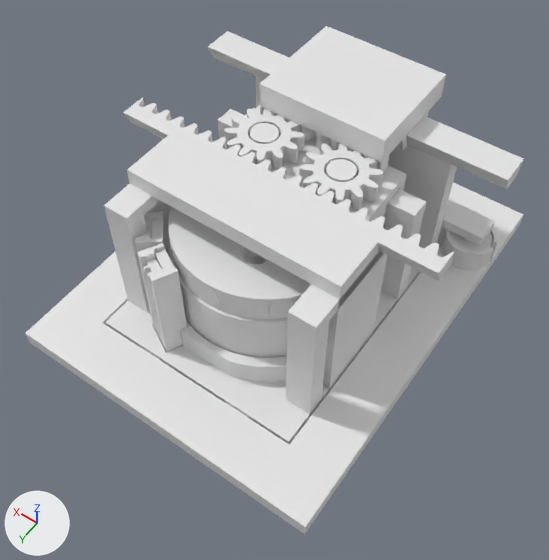
The Blender file 3-0/19.67_okantovka8_Z/okantovka8_Z.blend as it was, and as the next commit left it.
One viewpoint serves both versions: a 50 mm camera at (-41.8, 72.3, 96.1) aimed at (-2.3, 17.1, 9.3). Lighting does not change. The marker at lower left points along +X, +Y and +Z. The older version comes first.

Names of what the first picture shows: 'base', 'beam', 'cart', 'frame', 'motor', 'plat', 'posts', 'rack', 'rack_br', 'slider', 'плавающая шестерня 1', 'плавающая шестерня 2' and 4 more.
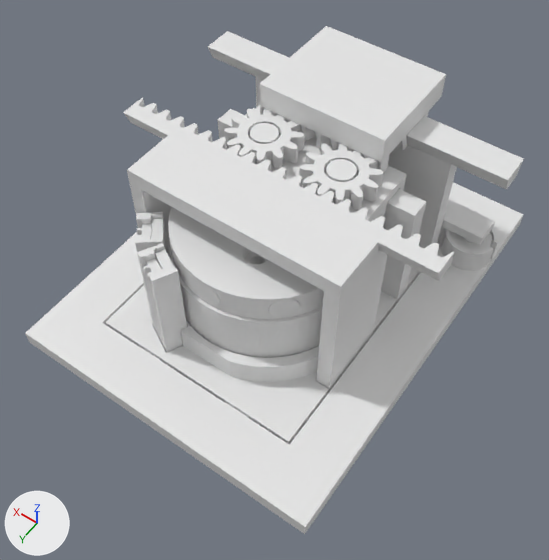
What differs and where, as boxes (x1, y1, x2, y2) in the pictures (549 x 560 px):
'rack_br', deleted
    before: (104, 184, 384, 415)

What the commit changed:
Object 'rack_br' (ob_rack_br) is deleted.
